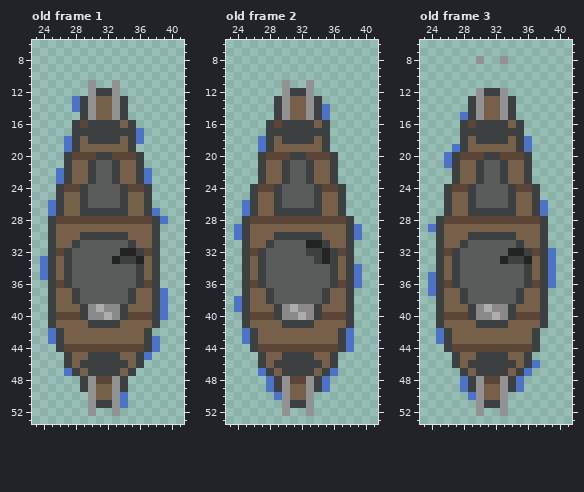
Two states of a pixel-art file, resources/images/characters/ShipMedium.aseprite. Above is the file before it was changed.
64x64 pixels, 4 frames. Shown: old frame 1: x 23..41, y 6..53; old frame 2: x 23..41, y 6..53; old frame 3: x 23..41, y 6..53. The commit also changed other frames, which this record leaves out.
The result:
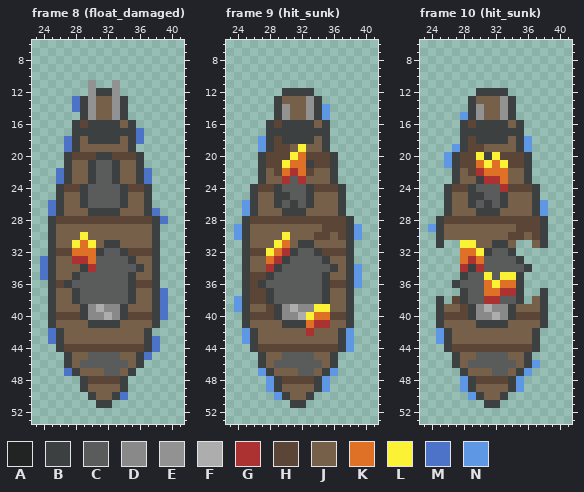
Palette (. is transparent): A #222424  B #3d4040  C #5a5b5b  D #898989  E #929292  F #adadad  G #ac3232  H #5b4536  J #766049  K #df7126  L #fbf236  M #4d73c8  N #5e98e4
A new or re-ordered frame is compared with the old frame closest to it.
Changes in this commit:
frames 4 -> 12
Changed rows in their new state; - is an unchanged pixel.
Frame 8 (float_damaged) is new; against old frame 1:
first column x 27:
27 --J----J--
30 --LJJJJJ--
31 -LKLJBBJJ-
32 HKKKB--BHH
33 JGGK--CC-J
34 JJBG------
35 JB------BJ
36 --------BH
first column x 29:
45 -CCCC-
46 CCCCCC
47 -JJCC-
48 -H--H-
49 -J--J-
50 -B--B-
51 -.--..
52 -.--.-
Frame 9 (hit_sunk) is new; against old frame 2:
first column x 24:
11 ------.--.------
12 ------B--B------
13 ------J---------
14 -----------N----
15 -----------N----
18 ---N-H----------
19 ---N-HH-L-------
20 -------LK-------
21 ----HHLKK-HH----
22 -----HKGKH------
23 ------G-GJ------
24 ---------BH-----
25 ------B--BJ-----
26 -N-----B-BJ-----
27 -N---J---JJ-----
29 N----------HHH-N
30 N----JLJJJHH-H-N
31 ----JLKJBBJJ----
32 ---HLKGB-C-HH---
33 ---JKGB---CBJ---
34 ---JGB---------N
35 --HHB------BJ--N
36 -----------BH--N
37 --HH------------
38 N-HH------------
39 N---H-----LL----
40 ---------LKK----
41 ---------KGG----
42 -N-------G----N-
43 -N------------N-
44 --------------N-
45 ------CCCC------
46 -----CCCCCC-----
47 ---N--JJCC--N---
48 ----N-H--H-N----
49 ----N-J--J-N----
50 -----NB--B------
51 ------.--.------
52 ------.--.------
Frame 10 (hit_sunk) is new; against old frame 3:
first column x 30:
 8 .--.
first column x 24:
12 ------B--B------
13 ------J---------
15 ----N-----------
18 -----H------N---
19 ---N-HH-----N---
20 --N---L-L-------
21 --N-HHKLKLHH----
22 -----HGKKK------
23 -------GGK------
24 ---------GH-----
25 ------B--BJ-----
26 -------B-BJ---N-
27 -----J---JJ---N-
29 N----------HHH--
30 -----JJJJJHH-H--
31 --..LLJJBBJ..---
32 -...KKLB--B.....
33 -...KGK--CC-....
34 -...GBG------...
35 ....B--L-LLB....
36 ...----KLKKB....
37 ....---KKGG-..--
38 --.H---GG---.---
39 ----H-----------
42 -N--------------
43 -N--------------
45 ------CCCC------
46 -----CCCCCC--N--
47 ------JJCC--N---
48 ----N-H--H-N----
49 ----N-J--J-N----
50 -----NB--B------
51 ------.--.------
52 ------.--.------
